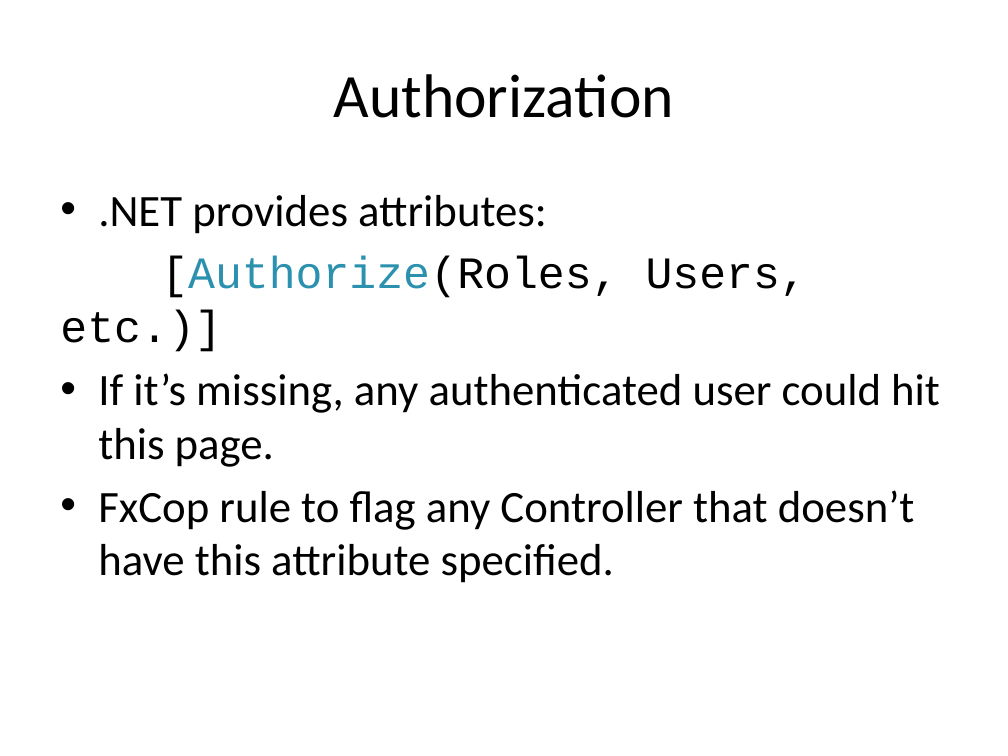
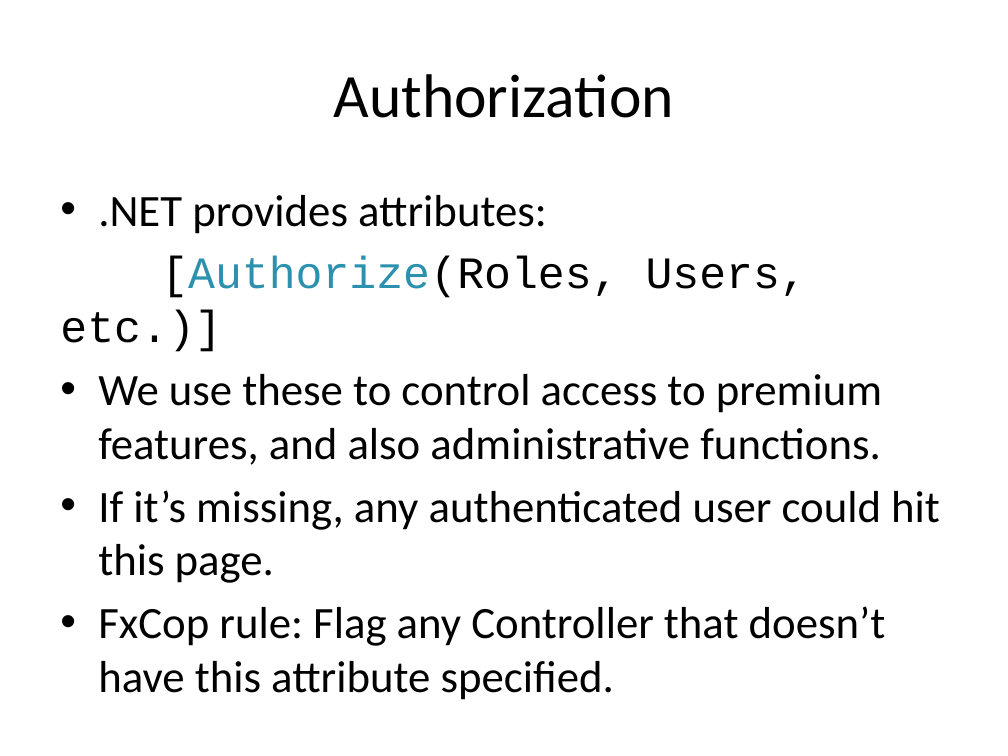
Before and after one commit to Chris-ScoutCorps/FxCop, a slide deck: slide 26 of FxCop.pptx. Drawn at 1008x756 pixels with LibreOffice and Linux fonts; fonts in the diff are those of the drawing; background and template pictures are left out. Boxes give left, top, right and bottom in pixels: in the first picture for what was removed or moved away, otherwise in the second. Text is boxed around its words. In the diff, an @@ line names an element or a change of style, - is before the commit and + after.

```diff
--- a/FxCop.pptx
+++ b/FxCop.pptx
@@ text at [98, 374, 882, 465]: paragraph added @@
+• We use these to control access to premium features, and also administrative functions.
@@ text at [98, 606, 886, 700]: text changed @@
-• FxCop rule to flag any Controller that doesn’t have this attribute specified.
+• FxCop rule: Flag any Controller that doesn’t have this attribute specified.
```
Also in this commit, not shown: 10 other slides changed, 1 other file.
